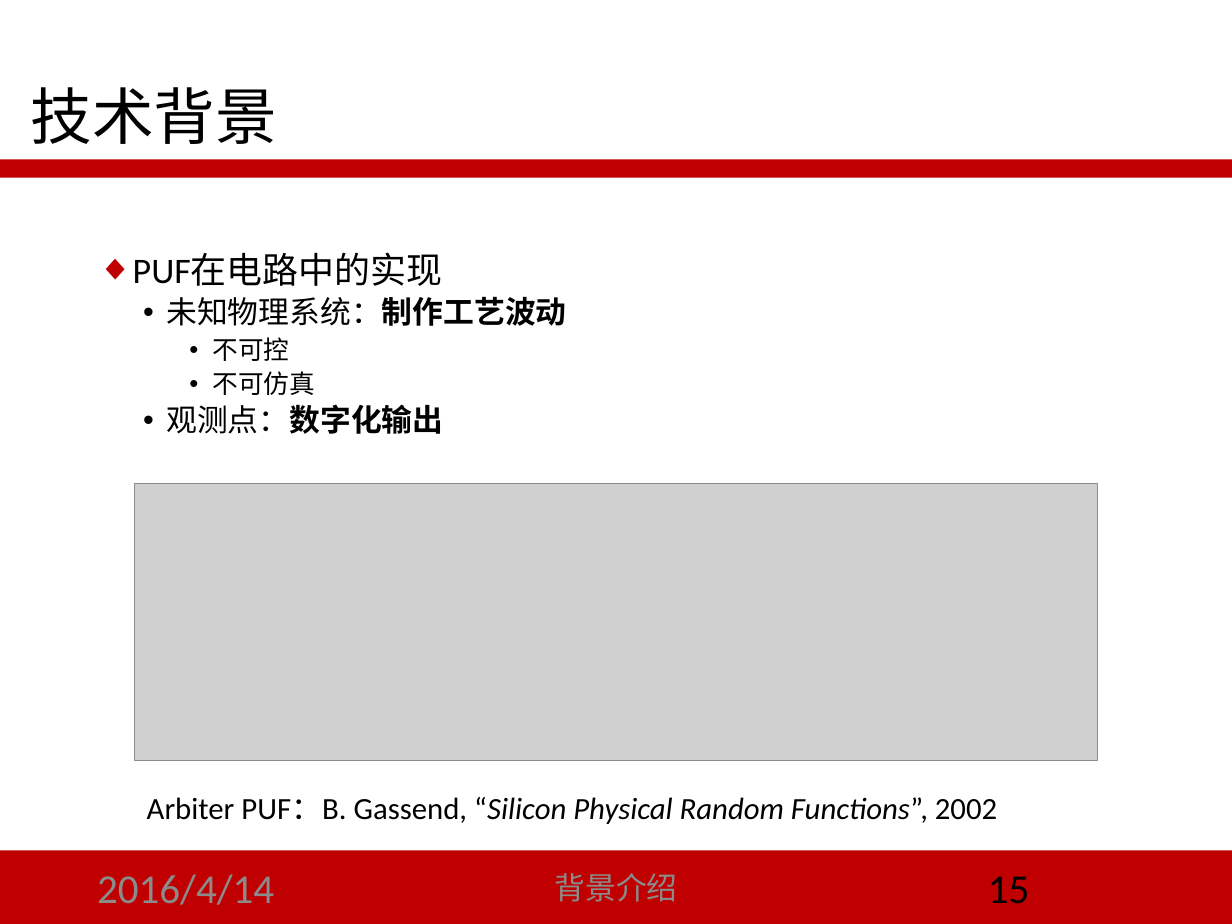
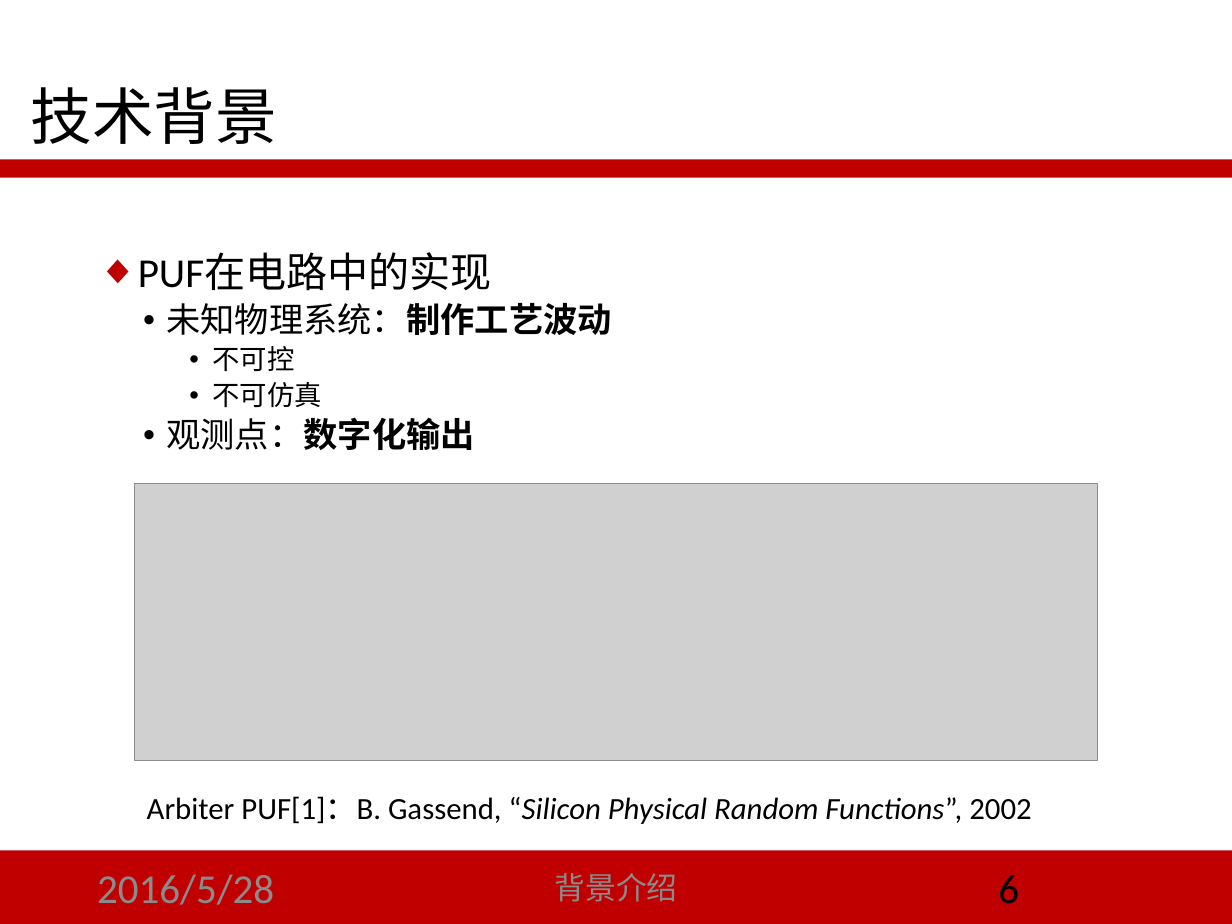
Before and after one commit to LoSealL/masterthesis, a slide deck: slide 6 of 答辩/script_02.pptx (slide 15 before the commit). Drawn at 1232x924 pixels with LibreOffice and Linux fonts; fonts in the diff are those of the drawing; grey boxes stand for pictures. Boxes give left, top, right and bottom in pixels: in the first picture for what was removed or moved away, otherwise in the second. Text is boxed around its words. In the diff, an @@ line names an element or a change of style, - is before the commit and + after.

```diff
--- a/答辩/script_02.pptx
+++ b/答辩/script_02.pptx
@@ text "PUF在电路中的实现" at (138,254,612,450): size 21 to 24 pt in "PUF在电路中的实现"; size 18 to 20 pt in "未知物理系统：制作工艺波动", "观测点：数字化输出"; size 15 to 16 pt in "不可控", "不可仿真" @@
@@ text at (147,796,1031,824): text changed; italic off @@
-Arbiter PUF：B. Gassend, “Silicon Physical Random Functions”, 2002
+Arbiter PUF[1]：B. Gassend, “Silicon Physical Random Functions”, 2002
@@ text at (97,874,274,905): text changed @@
-2016/4/14
+2016/5/28
@@ page number at (998,875,1019,904): text changed @@
-15
+6
```
Also in this commit, not shown: 26 other slides changed, 7 slides added, 24 slides removed, 5 other files.
